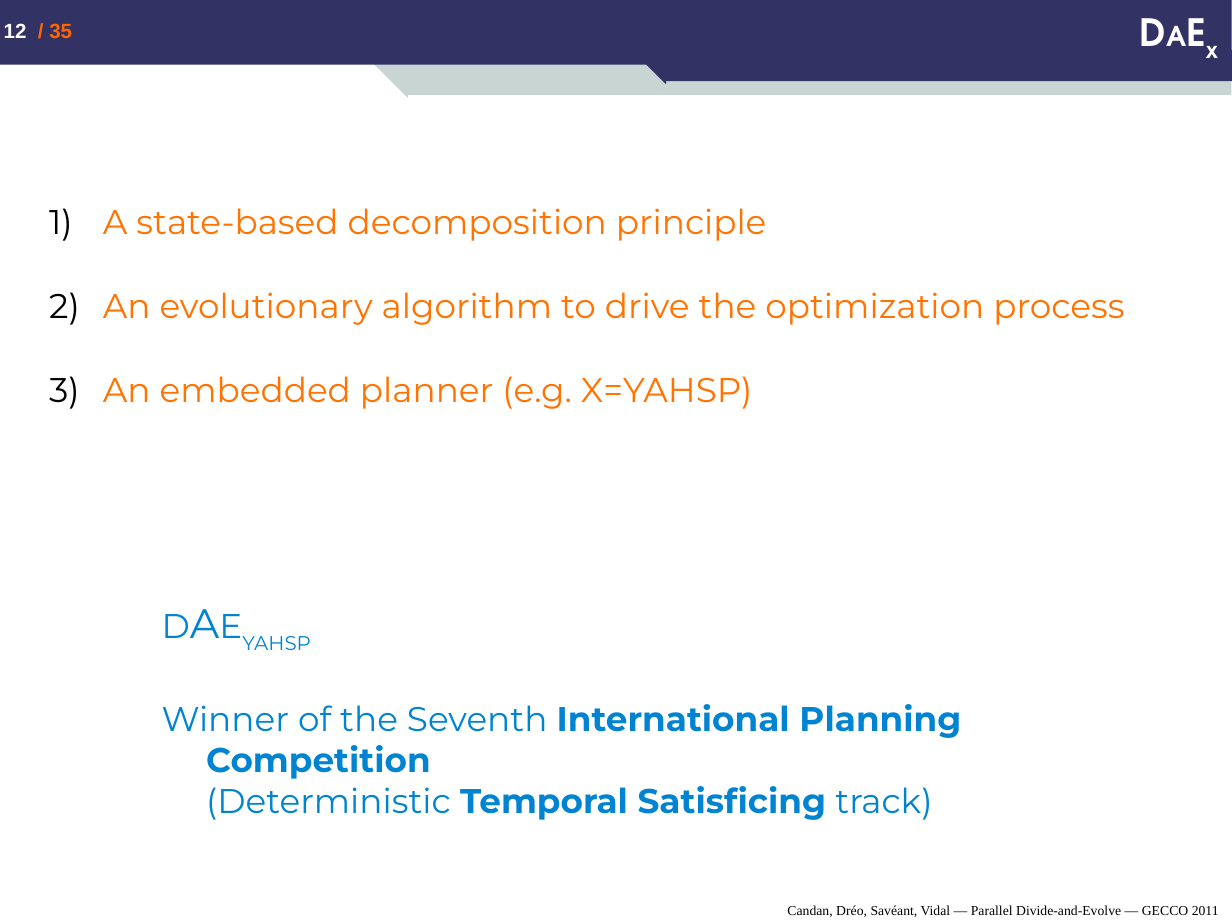
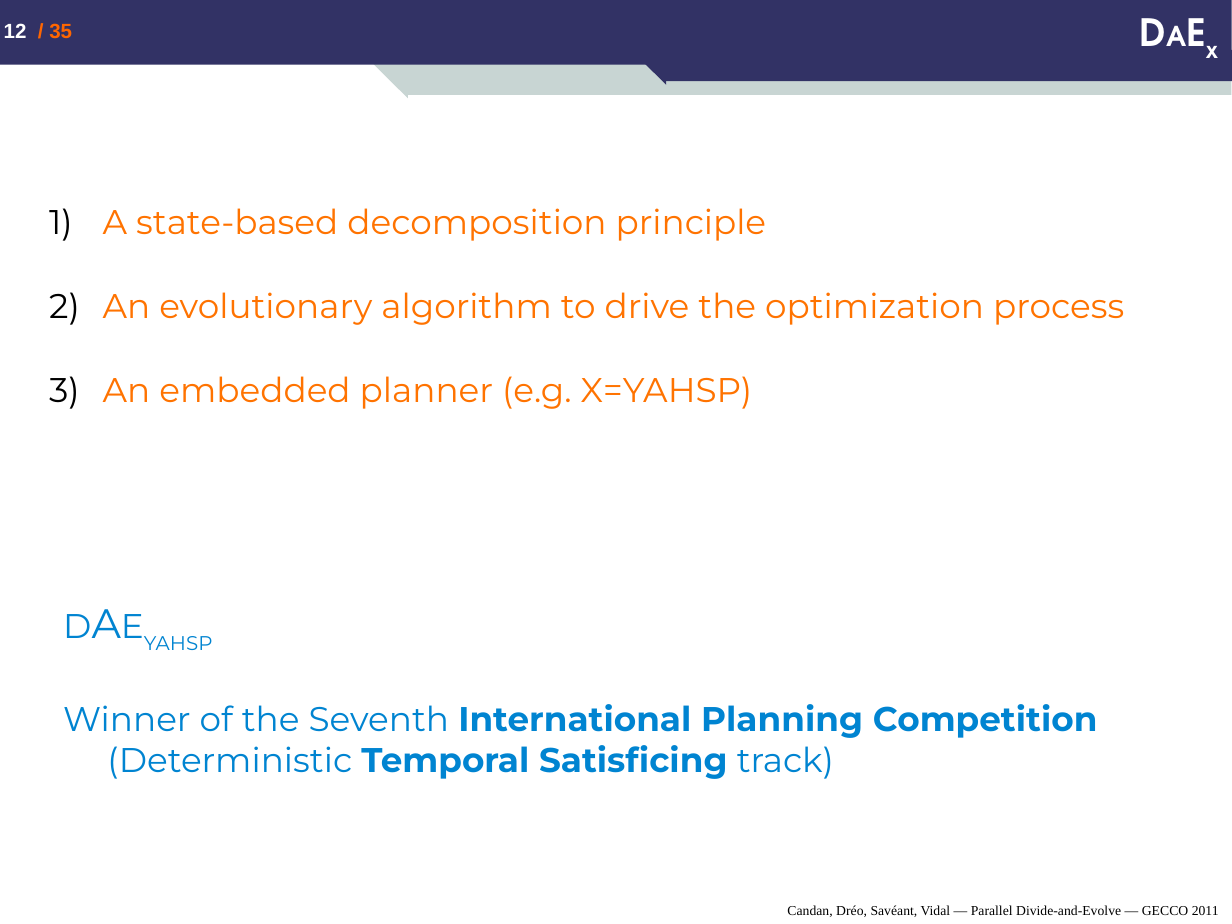
Before and after one commit to nojhan/descarwin, a slide deck: slide 12 of papers/GECCO2011/dae_mt/Candan-Dreo-Saveant-Vidal_Parallel-Divide-and-Evolve_GECCO-2011.ppt. Drawn at 1232x924 pixels with LibreOffice and Linux fonts; fonts in the diff are those of the drawing. Boxes give left, top, right and bottom in pixels: in the first picture for what was removed or moved away, otherwise in the second. Text is boxed around its words. In the diff, an @@ line names an element or a change of style, - is before the commit and + after.

```diff
--- a/papers/GECCO2011/dae_mt/Candan-Dreo-Saveant-Vidal_Parallel-Divide-and-Evolve_GECCO-2011.ppt
+++ b/papers/GECCO2011/dae_mt/Candan-Dreo-Saveant-Vidal_Parallel-Divide-and-Evolve_GECCO-2011.ppt
@@ text "DAEYAHSP" rewrapped from [162,704,961,820] to [63,704,1098,779] @@
```
Also in this commit, not shown: 9 other slides changed.
